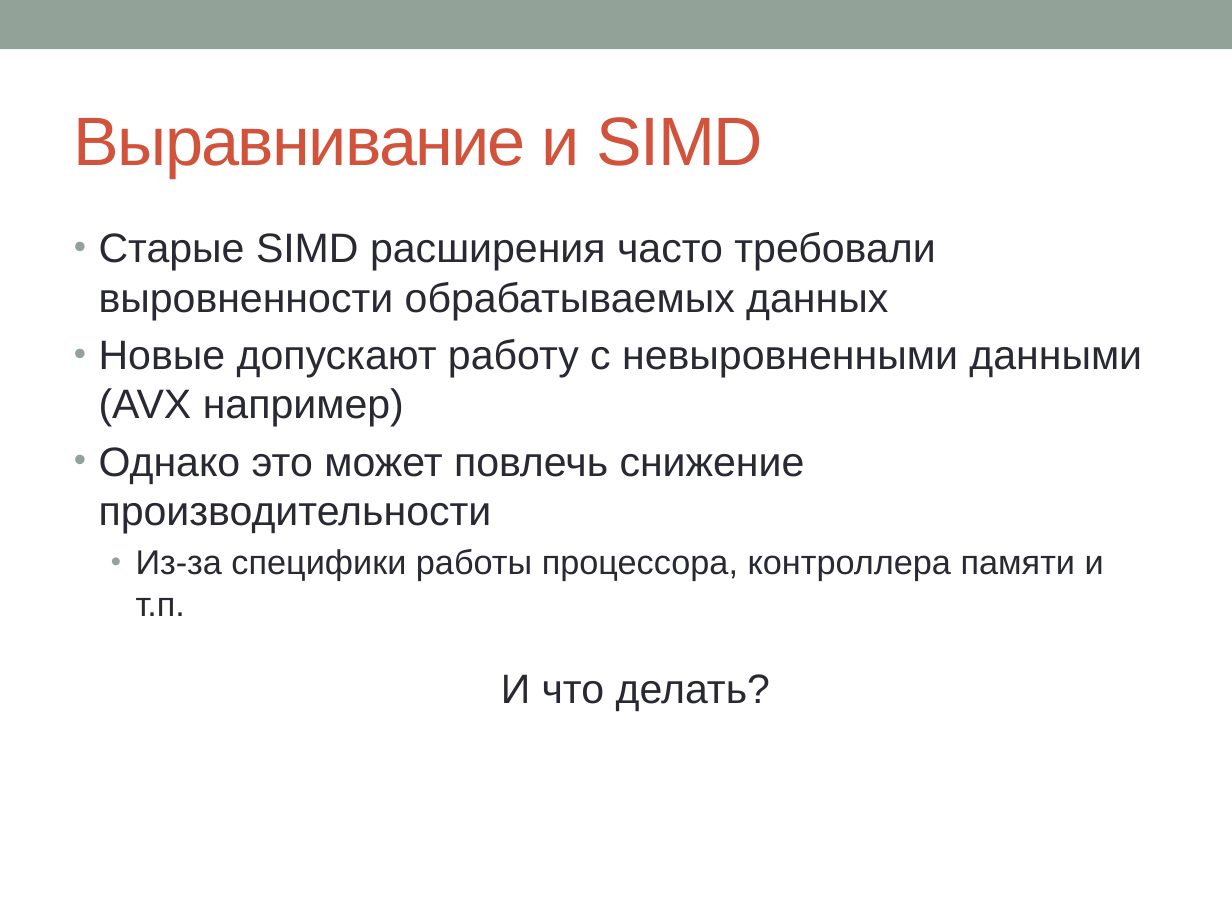
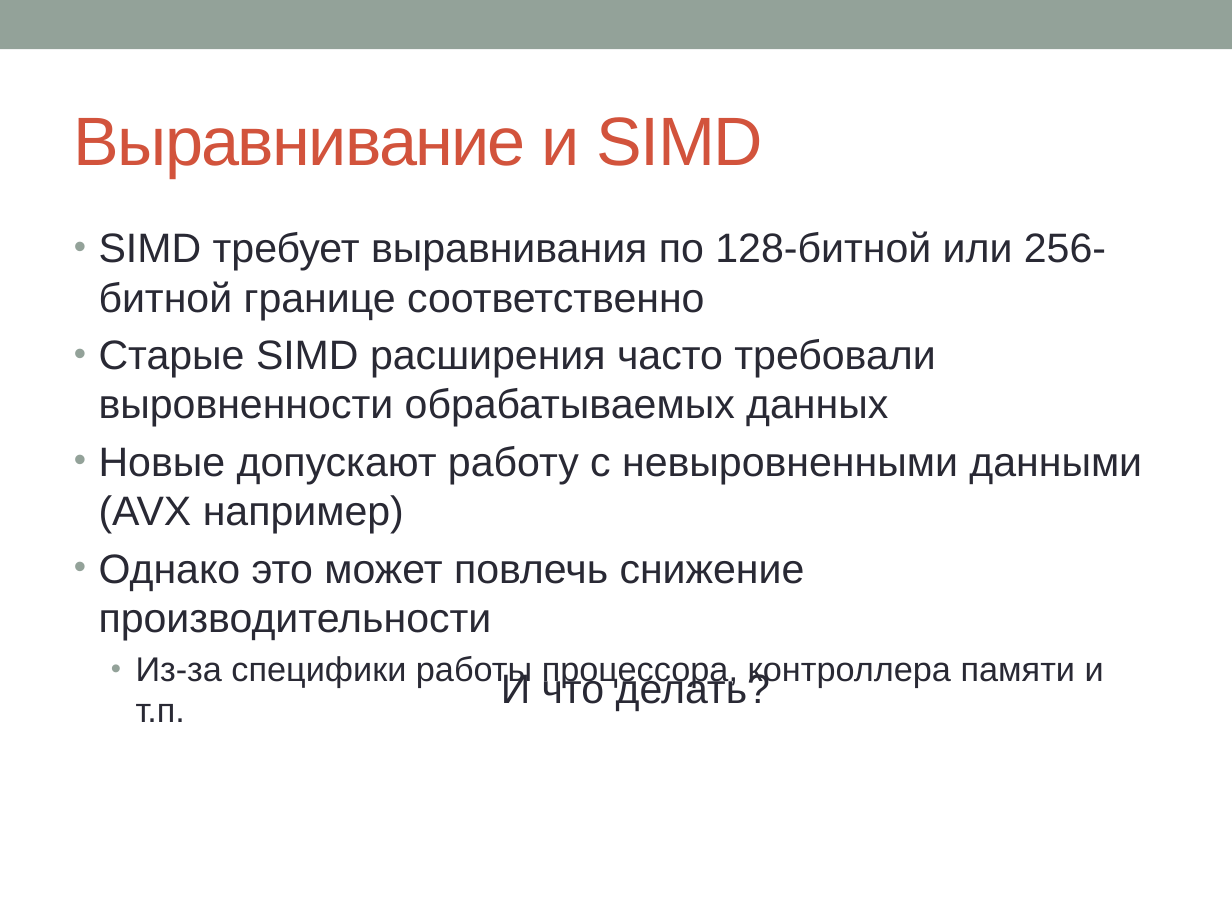
Before and after one commit to sivukhin/SimdLecture, a slide deck: slide 23 of simd_presentation.pptx. Drawn at 1232x924 pixels with LibreOffice and Linux fonts; fonts in the diff are those of the drawing. Boxes give left, top, right and bottom in pixels: in the first picture for what was removed or moved away, otherwise in the second. Text is boxed around its words. In the diff, an @@ line names an element or a change of style, - is before the commit and + after.

Commit message:
Добавил пояснение про SIMD и выравнивание

```diff
--- a/simd_presentation.pptx
+++ b/simd_presentation.pptx
@@ text at (99, 231, 1106, 320): paragraph added @@
+• SIMD требует выравнивания по 128-битной или 256-битной границе соответственно
```
Also in this commit, not shown: 1 other file.
